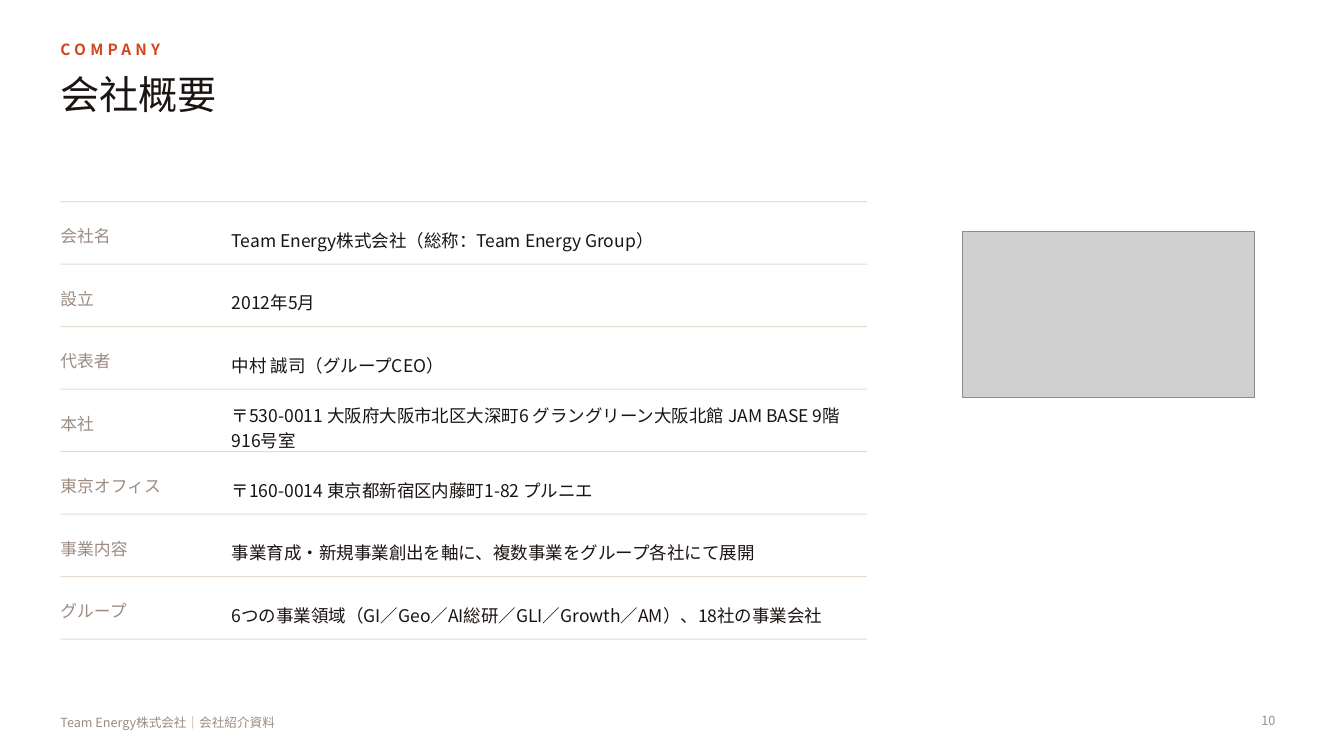
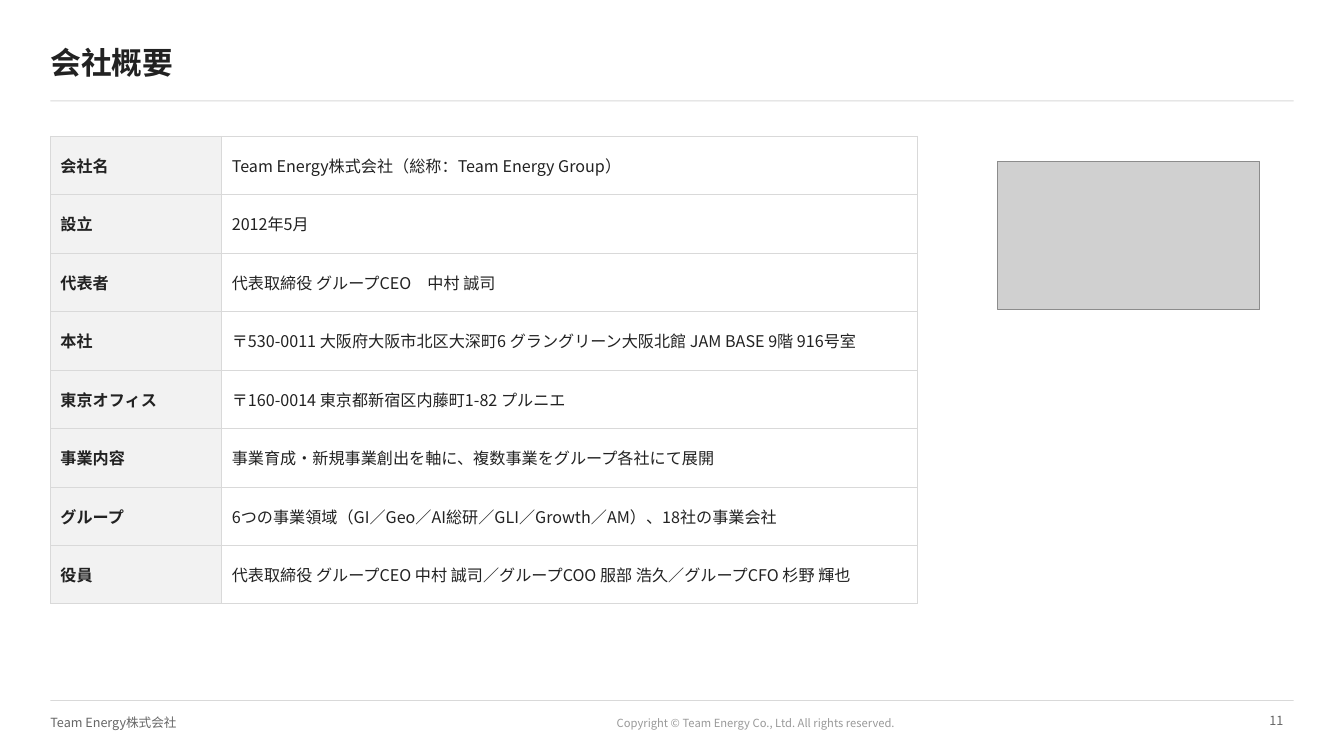
Before and after one commit to ttomoi-afk/desktop-tutorial, a slide deck: slide 11 of teamenergy/docs/TeamEnergy_会社紹介資料.pptx (slide 10 before the commit). Drawn at 1344x756 pixels with LibreOffice and Linux fonts; fonts in the diff are those of the drawing; grey boxes stand for pictures; background and template pictures are left out. Boxes give left, top, right and bottom in pixels: in the first picture for what was removed or moved away, otherwise in the second. Text is boxed around its words. In the diff, an @@ line names an element or a change of style, - is before the commit and + after.

```diff
--- a/teamenergy/docs/TeamEnergy_会社紹介資料.pptx
+++ b/teamenergy/docs/TeamEnergy_会社紹介資料.pptx
@@ title "会社概要": place and size @@
-title "会社概要" at box(60, 76, 217, 112)
+title "会社概要" at box(50, 48, 173, 77)
@@ title "会社概要" at box(50, 48, 173, 77): size 28 to 22 pt, text colour #1A1412 to #222222, bold on; vertical alignment top to middle @@
@@ text removed at box(60, 43, 160, 55) @@
-COMPANY
@@ line added from (50, 101) to (1294, 101), #D9D9D9 0.75 pt @@
@@ table added at box(50, 136, 918, 587), 8 rows, 2 columns @@
+会社名 | Team Energy株式会社（総称：Team Energy Group）
+設立 | 2012年5月
+代表者 | 代表取締役 グループCEO 中村 誠司
+本社 | 〒530-0011 大阪府大阪市北区大深町6 グラングリーン大阪北館 JAM BASE 9階 916号室
+東京オフィス | 〒160-0014 東京都新宿区内藤町1-82 プルニエ
+事業内容 | 事業育成・新規事業創出を軸に、複数事業をグループ各社にて展開
+グループ | 6つの事業領域（GI／Geo／AI総研／GLI／Growth／AM）、18社の事業会社
+役員 | 代表取締役 グループCEO 中村 誠司／グループCOO 服部 浩久／グループCFO 杉野 輝也
@@ picture: place and size @@
-picture at box(963, 232, 1255, 397)
+picture at box(998, 161, 1260, 310)
@@ line removed from (60, 202) to (867, 202) @@
@@ text removed at box(60, 228, 110, 244) @@
-会社名
@@ text removed at box(232, 232, 653, 252) @@
-Team Energy株式会社（総称：Team Energy Group）
@@ line removed from (60, 264) to (867, 264) @@
@@ text removed at box(60, 291, 94, 306) @@
-設立
@@ text removed at box(232, 294, 315, 311) @@
-2012年5月
@@ line removed from (60, 327) to (867, 327) @@
@@ text removed at box(60, 353, 110, 368) @@
-代表者
@@ text removed at box(232, 357, 444, 374) @@
-中村 誠司（グループCEO）
@@ line removed from (60, 389) to (867, 389) @@
@@ text removed at box(60, 416, 94, 432) @@
-本社
@@ text removed at box(232, 407, 840, 452) @@
-〒530-0011 大阪府大阪市北区大深町6 グラングリーン大阪北館 JAM BASE 9階 916号室
@@ line removed from (60, 452) to (867, 452) @@
@@ text removed at box(60, 478, 160, 494) @@
-東京オフィス
@@ text removed at box(232, 482, 593, 499) @@
-〒160-0014 東京都新宿区内藤町1-82 プルニエ
@@ line removed from (60, 514) to (867, 514) @@
@@ text removed at box(60, 541, 127, 557) @@
-事業内容
@@ text removed at box(232, 544, 755, 561) @@
-事業育成・新規事業創出を軸に、複数事業をグループ各社にて展開
@@ line removed from (60, 577) to (867, 577) @@
@@ text removed at box(60, 603, 126, 618) @@
-グループ
@@ text removed at box(232, 607, 822, 624) @@
-6つの事業領域（GI／Geo／AI総研／GLI／Growth／AM）、18社の事業会社
@@ line removed from (60, 639) to (867, 639) @@
@@ text at box(50, 716, 176, 730): text changed; text colour #9C8C82 to #666666 @@
-Team Energy株式会社｜会社紹介資料
+Team Energy株式会社
@@ line added from (50, 701) to (1294, 701), #D9D9D9 0.5 pt @@
@@ text added at box(617, 718, 895, 730), 8 pt, text #999999 @@
+Copyright © Team Energy Co., Ltd. All rights reserved.
@@ page number removed at box(1261, 715, 1275, 725) @@
-10
@@ page number added at box(1269, 716, 1283, 725), 9 pt, text #666666 @@
+11
```
Also in this commit, not shown: 9 other slides changed, 2 slides added, 1 slide removed, 6 other files.
